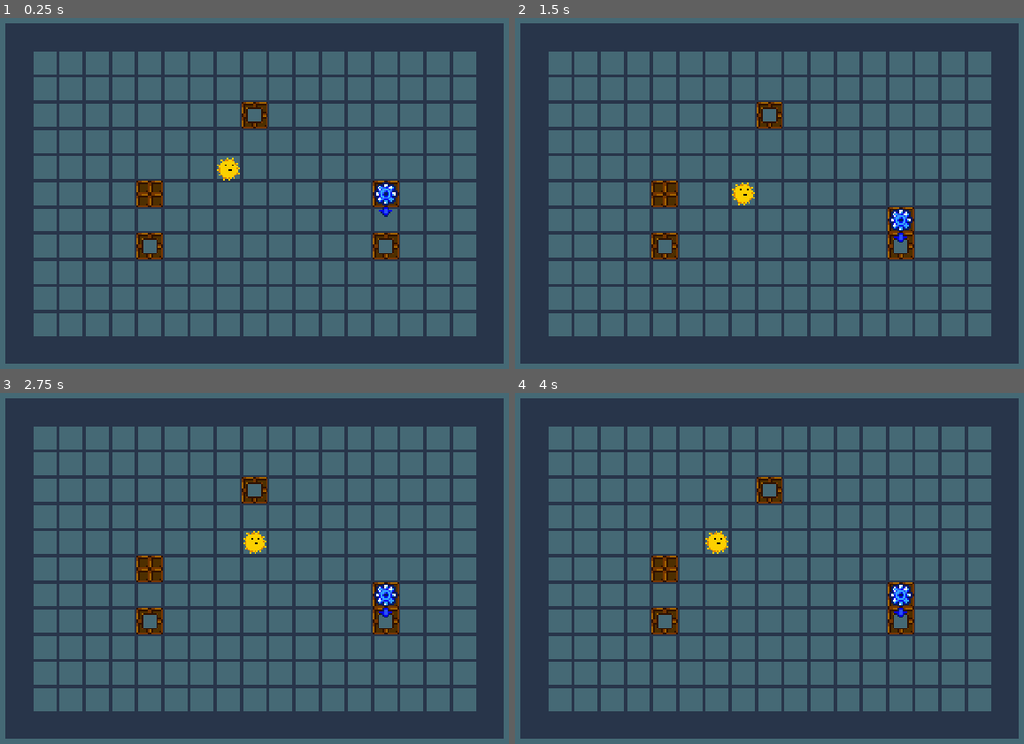
Above: before the commit, frames 1-4 (two rows, left to right).
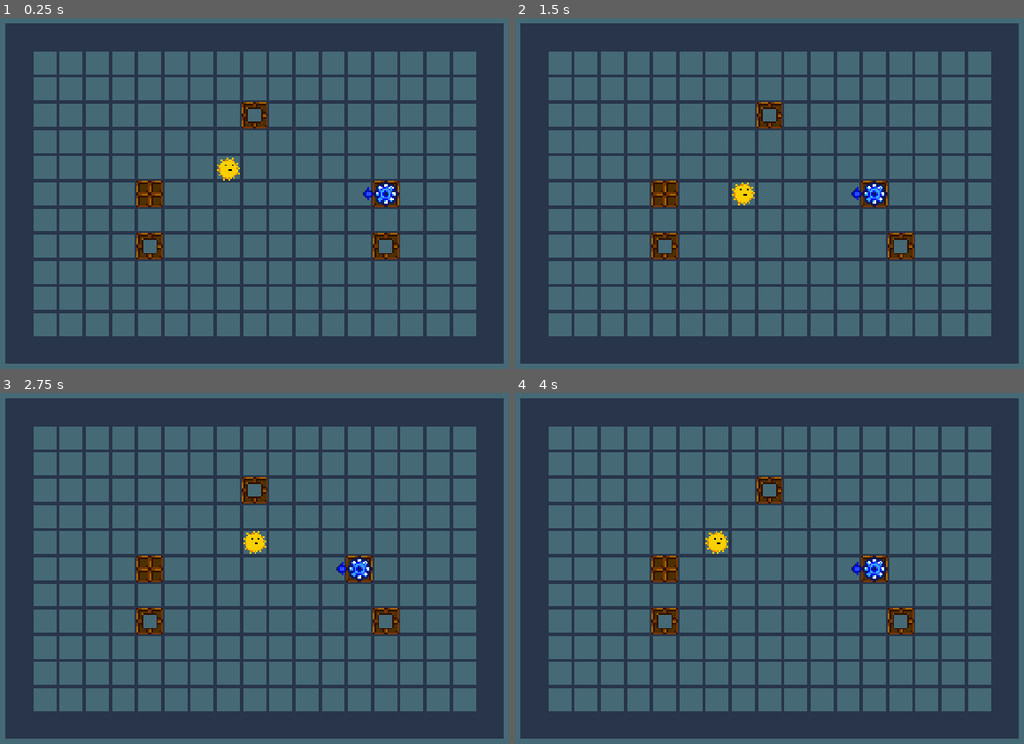
Above: after the commit, the same moments.

Repository: UnstableStrafe/LinkCube
Game: Godot game, scene res://test/test2.tscn
The game is run twice, just before and just after one commit, with the same random seed, the same clock (stepped at 60 frames per second) and the same inputs. This scene is started directly instead of the project's main scene.
Inputs:
- Up to frame 1 (0.25 s): no input
- Up to frame 2 (1.5 s): tap Enter at 0.5 s; hold D (move_right) 0.53-1.28 s; hold Space (next_level) 0.53-1.28 s; tap R (restart) at 1.25 s; hold S (move_down) from 1.28 s (still down); tap Z (undo) at 1.35 s
- Up to frame 3 (2.75 s): tap R (restart) at 2 s; release S (move_down) at 2.03 s; hold D (move_right) from 2.03 s (still down); hold Space (next_level) from 2.03 s (still down)
- Up to frame 4 (4 s): tap R (restart) at 2.75, 3.5 s; release D (move_right) at 2.78 s; release Space (next_level) at 2.78 s; hold W (move_up) 2.78-3.53 s; tap Z (undo) at 2.85 s; hold A (move_left) from 3.53 s (still down); hold Space (next_level) from 3.53 s (still down)

The runs differ from the first frame. In frame 1, 0.2% of the frame differs, in the area x 71-79%, y 46-57%; in frame 2, 0.9%, in the area x 66-79%, y 46-64%; in frame 3, 0.9%; in frame 4, 0.9%.

Commit message:
Boing

Diff:
--- a/cubes/auto/auto_cube.gd
+++ b/cubes/auto/auto_cube.gd
@@ -4,8 +4,18 @@
 enum Direction {UP, DOWN, LEFT, RIGHT}
 ## The direction to automatically travel in
 @export var direction := Direction.DOWN
+## Whether the cube should switch directions when unable to move
+@export var bounce := false
 
-var mov_dir: Vector2
+var mov_dir: Vector2:
+	set(dir):
+		mov_dir = dir
+
+		$Sprite2D.rotation = mov_dir.angle() - PI / 2
+
+		$RayCast2D.target_position = mov_dir * Global.tile_size
+		$RayCast2D.force_raycast_update()
+
 ## Keeps track of the tiles that all the cubes are trying to move to
 ## This prevents the auto cube from going onto a space that is going to be occupied
 ## By a pushed cube
@@ -25,14 +35,14 @@
 		Direction.RIGHT:
 			mov_dir = Vector2.RIGHT
 
-	$Sprite2D.rotation = mov_dir.angle() - PI / 2
-
-	$RayCast2D.target_position = mov_dir * Global.tile_size
-	$RayCast2D.force_raycast_update()
-
 func _on_player_move():
-	if is_space_targetted(mov_dir):
-		_push(mov_dir)
+	if not is_space_targetted(mov_dir):
+		if can_move(mov_dir):
+			_push(mov_dir)
+		elif bounce:
+			# Invert mov dir
+			mov_dir *= -1
+			_push(mov_dir)
 
 	targetted_tiles.clear()
 
@@ -41,7 +51,7 @@
 	var current_tile := Global.tilemap.local_to_map(global_position)
 	var target_tile := current_tile + _direction
 
-	return target_tile not in targetted_tiles
+	return target_tile in targetted_tiles
 
 func _on_tile_targetted(tile: Vector2i, node: Node2D):
 	if node != self:
--- a/test/test2.tscn
+++ b/test/test2.tscn
@@ -24,3 +24,5 @@
 
 [node name="AutoCube" parent="." index="8" instance=ExtResource("4_fn58a")]
 position = Vector2(312, 136)
+direction = 2
+bounce = true
